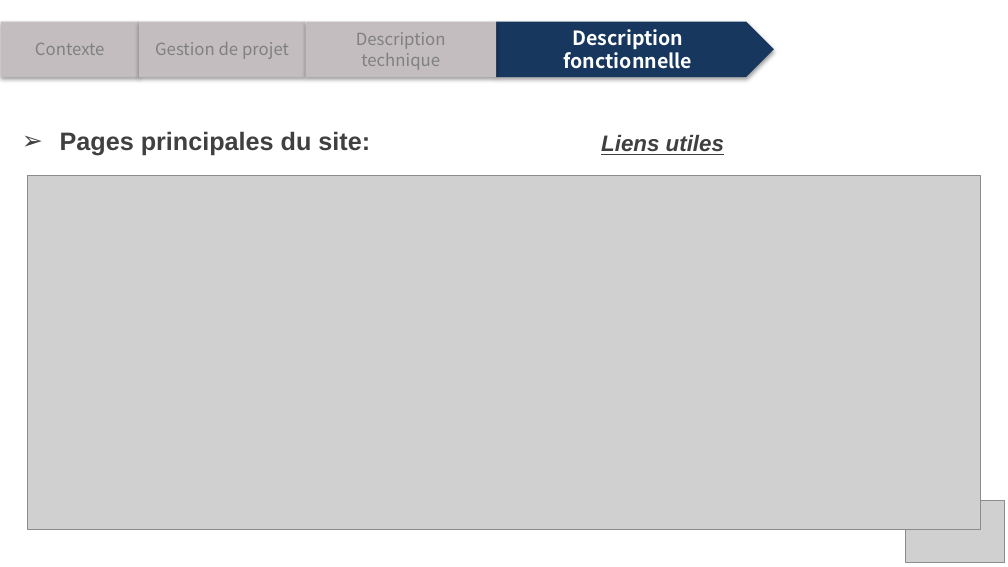
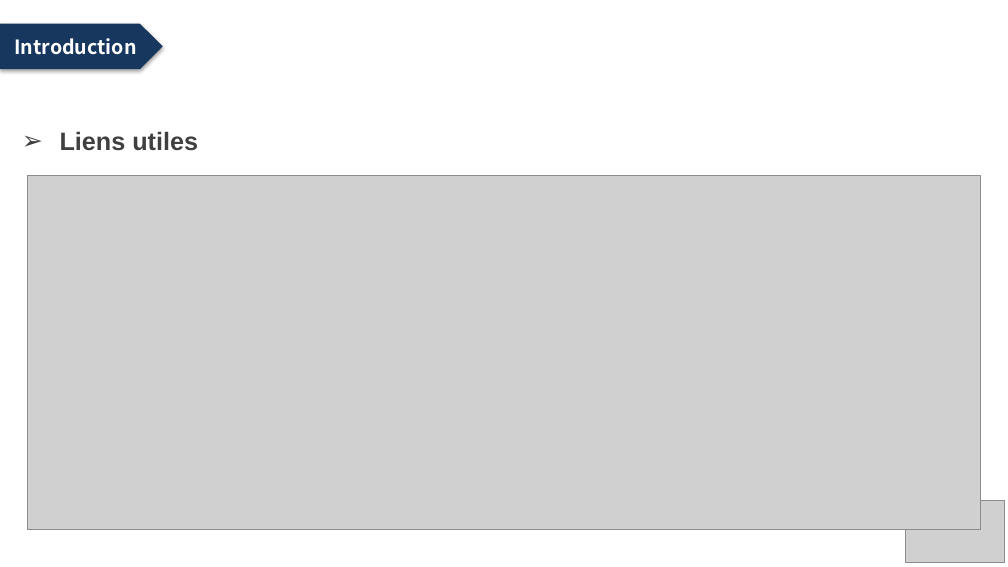
Before and after one commit to zeknoun/yourjob1, a slide deck: slide 5 of Presentation_projet.pptx (slide 14 before the commit). Drawn at 1008x567 pixels with LibreOffice and Linux fonts; fonts in the diff are those of the drawing; grey boxes stand for pictures; background and template pictures are left out. Boxes give left, top, right and bottom in pixels: in the first picture for what was removed or moved away, otherwise in the second. Text is boxed around its words. In the diff, an @@ line names an element or a change of style, - is before the commit and + after.

```diff
--- a/Presentation_projet.pptx
+++ b/Presentation_projet.pptx
@@ pentagon arrow added at bbox=[0, 23, 162, 69], fill #17375E, 14 pt, text #FFFFFF, bold @@
+Introduction
@@ pentagon arrow removed at bbox=[1, 21, 139, 77] @@
-Contexte
@@ pentagon arrow removed at bbox=[139, 21, 305, 77] @@
-Gestion de projet
@@ pentagon arrow removed at bbox=[305, 21, 496, 77] @@
-Description technique
@@ pentagon arrow removed at bbox=[496, 21, 774, 77] @@
-Description fonctionnelle
@@ title at bbox=[60, 131, 198, 151]: text changed @@
-➢ Pages principales du site:
+➢ Liens utiles
@@ text removed at bbox=[601, 134, 724, 155] @@
-Liens utiles
```
Also in this commit, not shown: 8 other slides changed, 5 slides added, 6 slides removed.
